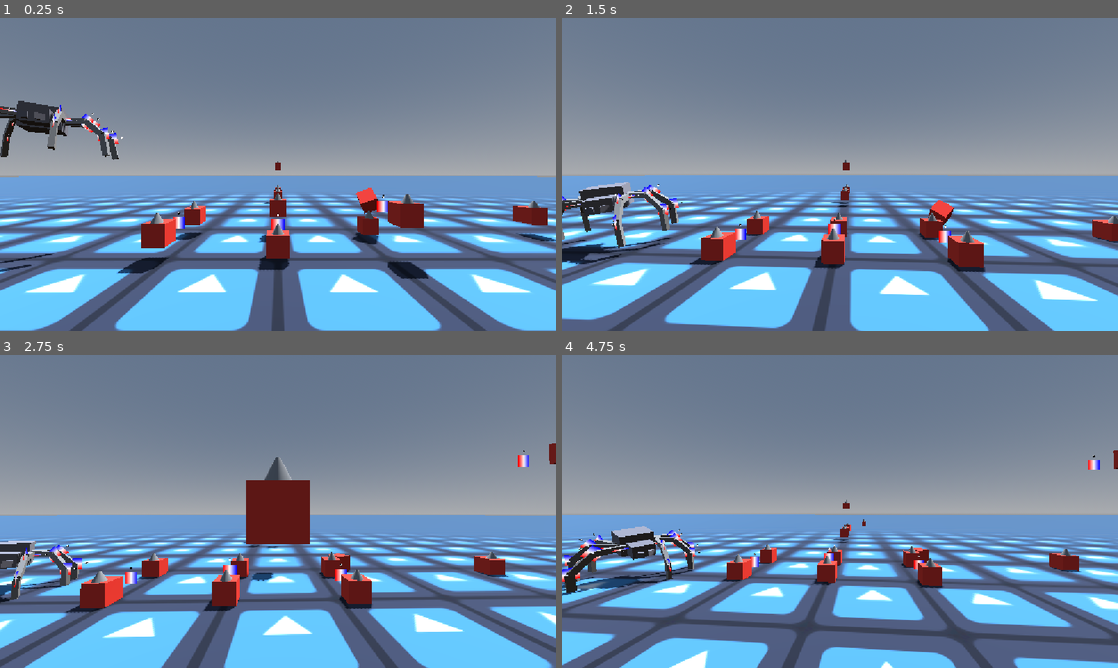
Above: before the commit, frames 1-4 (two rows, left to right).
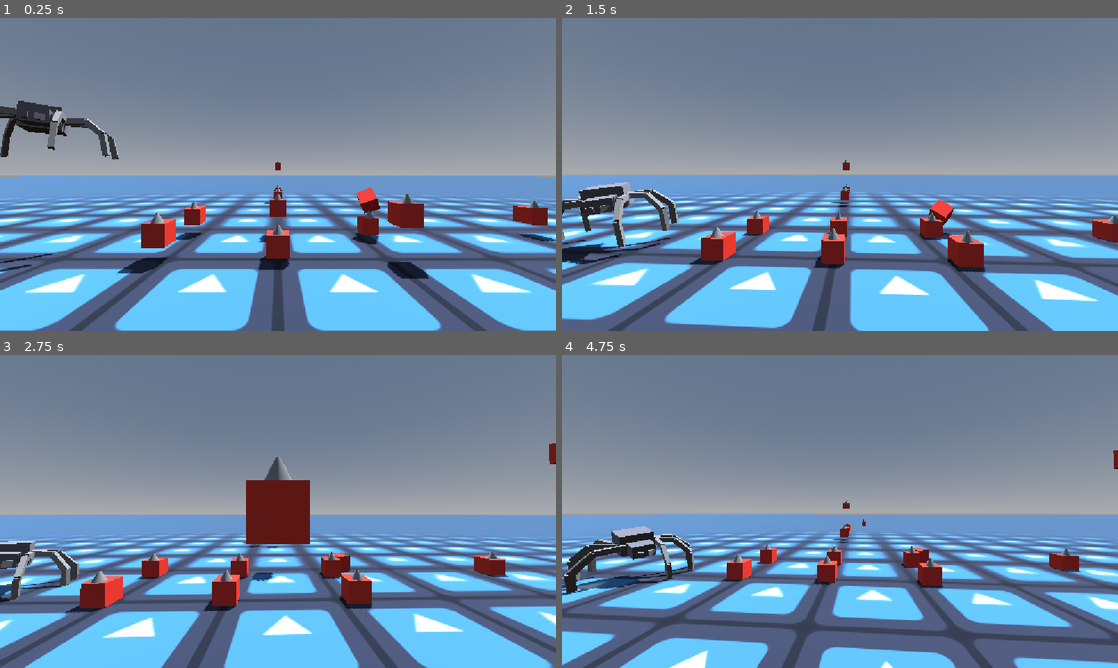
Above: after the commit, the same moments.

Repository: Deojee/new-betterer-hinges
Game: Godot game, scene res://scenes/world.tscn
Two runs of this game, one before a commit and one after it. Both use one fixed random seed, a clock stepped at 60 frames per second and the inputs below. The engine's default icon, where the game draws it, is replaced by a stand-in: a white triangle on a blue panel in a dark square.
Inputs (mouse positions are in pixels of both pictures, inside the frame that each line leads up to):
- Up to frame 1 (0.25 s): no input
- Up to frame 2 (1.5 s): move the mouse to (867, 174) at 0.52 s; hold Up (ui_up) from 0.53 s (still down); tap A (a) at 0.6 s; tap D (d) at 0.8, 1.35 s; move the mouse to (812, 174) at 1.27 s
- Up to frame 3 (2.75 s): keep holding Up (ui_up); tap E (e) at 1.55 s; move the mouse to (289, 505) at 2.02 s; hold E (e) from 2.03 s (still down); tap Q (q) at 2.3 s
- Up to frame 4 (4.75 s): keep holding Up (ui_up); move the mouse to (834, 517) at 2.77 s; release E (e) at 2.78 s; tap Q (q) at 2.85 s; tap S (s) at 3.05, 3.6 s; move the mouse to (878, 514) at 3.52 s; hold T (t) 3.53-4.28 s; move the mouse to (795, 508) at 4.27 s; tap T (t) at 4.35 s; tap W (w) at 4.55 s

The runs differ from the first frame. In frame 1, 0.4% of the frame differs, in the area x 0-70%, y 27-68%; in frame 2, 0.4%; in frame 3, 0.5%; in frame 4, 0.5%, in the area x 0-97%, y 32-73%.

Commit message:
tweaks getting ready for next steps

Diff:
--- /dev/null
+++ b/scenes/mesh_converter_testing.tscn
@@ -0,0 +1,39 @@
+[gd_scene format=3 uid="uid://cjxko5ot8rkoo"]
+
+[ext_resource type="PackedScene" uid="uid://bf77xa50rbjkw" path="res://scenes/spectator.tscn" id="1_g8roy"]
+[ext_resource type="Texture2D" uid="uid://bnggbqrr5rmdu" path="res://icon.svg" id="2_1ene6"]
+
+[sub_resource type="ProceduralSkyMaterial" id="ProceduralSkyMaterial_247hi"]
+sky_horizon_color = Color(0.66224277, 0.6717428, 0.6867428, 1)
+ground_horizon_color = Color(0.66224277, 0.6717428, 0.6867428, 1)
+
+[sub_resource type="Sky" id="Sky_tlwt5"]
+sky_material = SubResource("ProceduralSkyMaterial_247hi")
+
+[sub_resource type="Environment" id="Environment_47t7f"]
+background_mode = 2
+sky = SubResource("Sky_tlwt5")
+
+[sub_resource type="StandardMaterial3D" id="StandardMaterial3D_ptyqv"]
+albedo_texture = ExtResource("2_1ene6")
+uv1_scale = Vector3(0.2, 0.2, 0.2)
+uv1_triplanar = true
+
+[node name="meshConverterTesting" type="Node3D" unique_id=1900516675]
+
+[node name="spectator" parent="." unique_id=1764623012 instance=ExtResource("1_g8roy")]
+transform = Transform3D(1, 0, 0, 0, 1, 0, 0, 0, 1, 0, 7.1971326, 6.131716)
+
+[node name="env" type="Node3D" parent="." unique_id=1704028732]
+
+[node name="WorldEnvironment" type="WorldEnvironment" parent="env" unique_id=2087101519]
+environment = SubResource("Environment_47t7f")
+
+[node name="DirectionalLight3D" type="DirectionalLight3D" parent="env" unique_id=602623262]
+transform = Transform3D(-0.8660254, -0.43301278, 0.25, 0, 0.49999997, 0.86602545, -0.50000006, 0.75, -0.43301266, 0, 0, 0)
+shadow_enabled = true
+
+[node name="CSGBox3D" type="CSGBox3D" parent="env" unique_id=771423877]
+use_collision = true
+size = Vector3(1000, 1, 1000)
+material = SubResource("StandardMaterial3D_ptyqv")
--- a/scenes/new_hinge.tscn
+++ b/scenes/new_hinge.tscn
@@ -17,4 +17,5 @@
 
 [node name="angleLabel" type="Label3D" parent="." unique_id=1396202644]
 transform = Transform3D(1, 0, 0, 0, 1, 0, 0, 0, 1, 0, 0.5432758, 0)
+visible = false
 text = "0"
--- a/scripts/newHinge.gd
+++ b/scripts/newHinge.gd
@@ -29,7 +29,7 @@
 	if !can_process():
 		return
 
-	#visible = false
+	visible = false
 
 	lastFrameTransform = global_transform
 
@@ -96,6 +96,7 @@
 	for i in 30:
 		update()
 
+	return
 	$angleLabel.text = str(
 		snappedf(
 			rad_to_deg(getAngle()),
@@ -103,7 +104,7 @@
 		),
 		" d"
 		)
-	pass
+
 
 
 func update():
